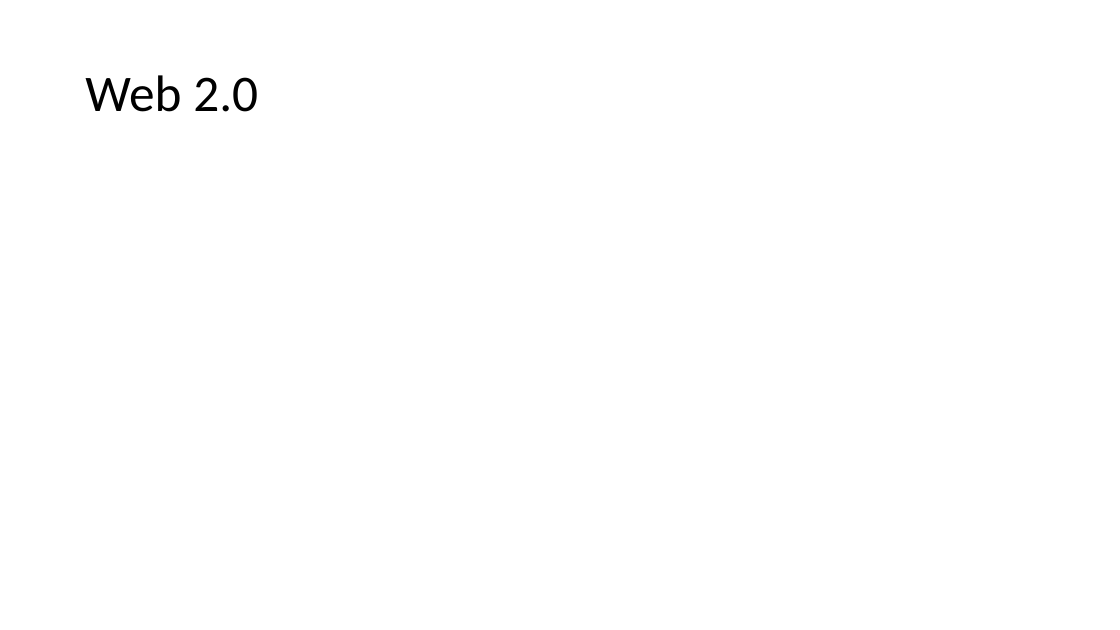
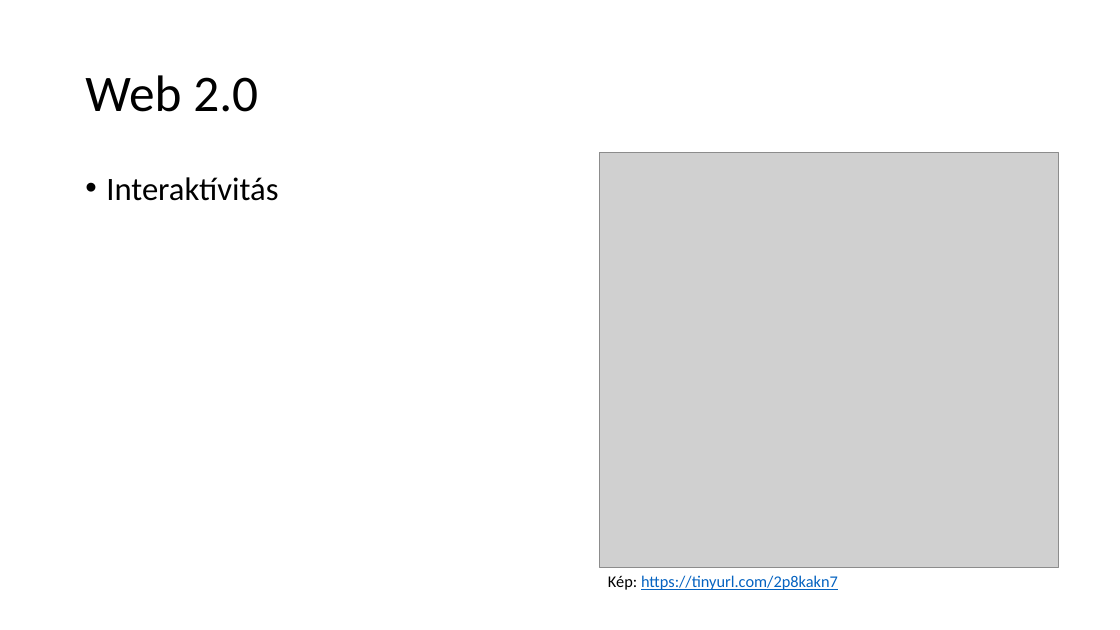
Before and after one commit to UtasiB/IKTesWEB, a slide deck: slide 4 of Web 2.0.pptx (slide 3 before the commit). Drawn at 1120x630 pixels with LibreOffice and Linux fonts; fonts in the diff are those of the drawing; grey boxes stand for pictures. Boxes give left, top, right and bottom in pixels: in the first picture for what was removed or moved away, otherwise in the second. Text is boxed around its words. In the diff, an @@ line names an element or a change of style, - is before the commit and + after.

```diff
--- a/Web 2.0.pptx
+++ b/Web 2.0.pptx
@@ text added at (106, 177, 278, 201), 28 pt, text #000000 @@
+• Interaktívitás
@@ picture added at (600, 152, 1059, 567) @@
@@ text added at (608, 575, 838, 590), 14 pt, text #0563C1, underline @@
+Kép: https://tinyurl.com/2p8kakn7
```
Also in this commit, not shown: 1 other slide changed, 3 slides added, 1 slide removed.
